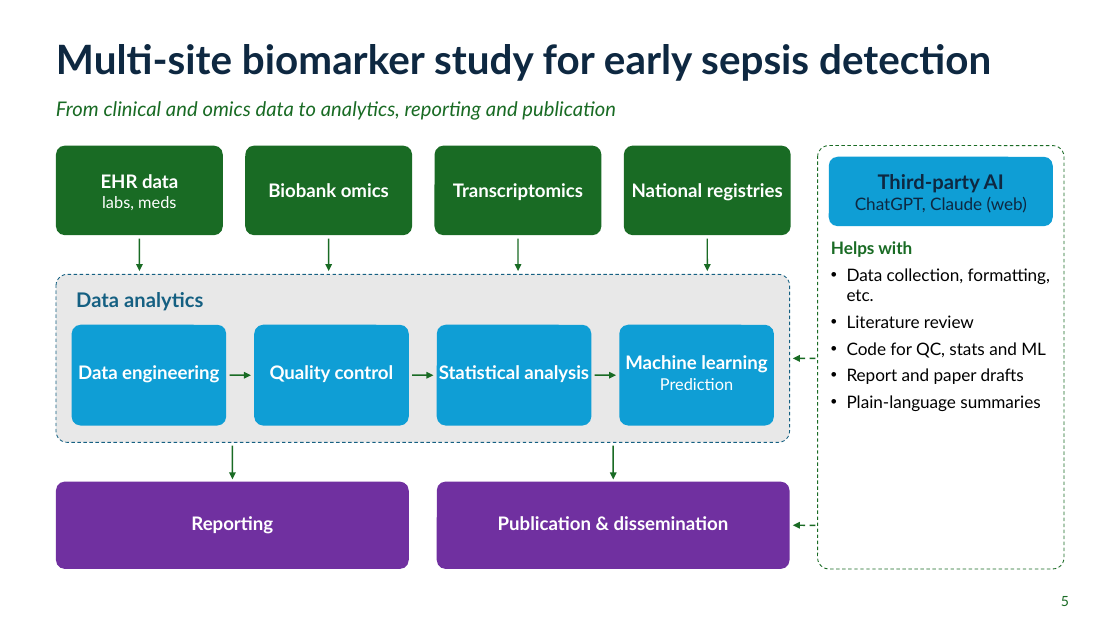
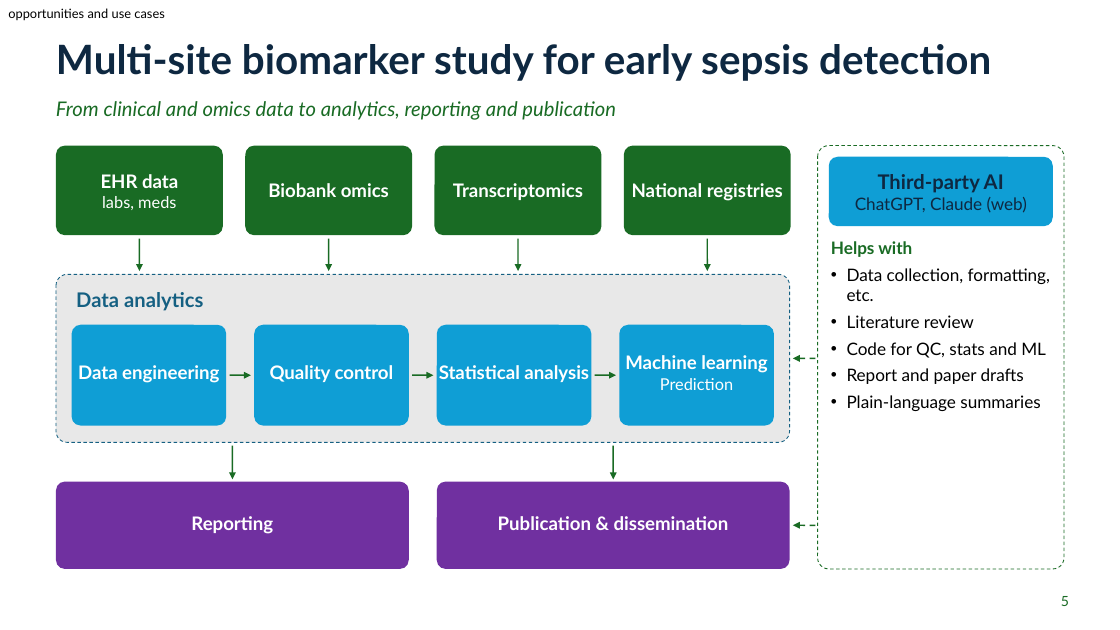
Before and after one commit to SciLifeLab-Training/using-ai-in-lifescience, a slide deck: slide 5 of materials/Cybersecurity_Using_AI_in_lifescience_A_primer.pptx. Drawn at 1120x630 pixels with LibreOffice and Linux fonts; fonts in the diff are those of the drawing; background and template pictures are left out. Boxes give left, top, right and bottom in pixels: in the first picture for what was removed or moved away, otherwise in the second. Text is boxed around its words. In the diff, an @@ line names an element or a change of style, - is before the commit and + after.

```diff
--- a/materials/Cybersecurity_Using_AI_in_lifescience_A_primer.pptx
+++ b/materials/Cybersecurity_Using_AI_in_lifescience_A_primer.pptx
@@ text added at [8,8,164,21], 11 pt, text #000000 @@
+opportunities and use cases
```
Also in this commit, not shown: 7 other slides changed, 1 other file.
